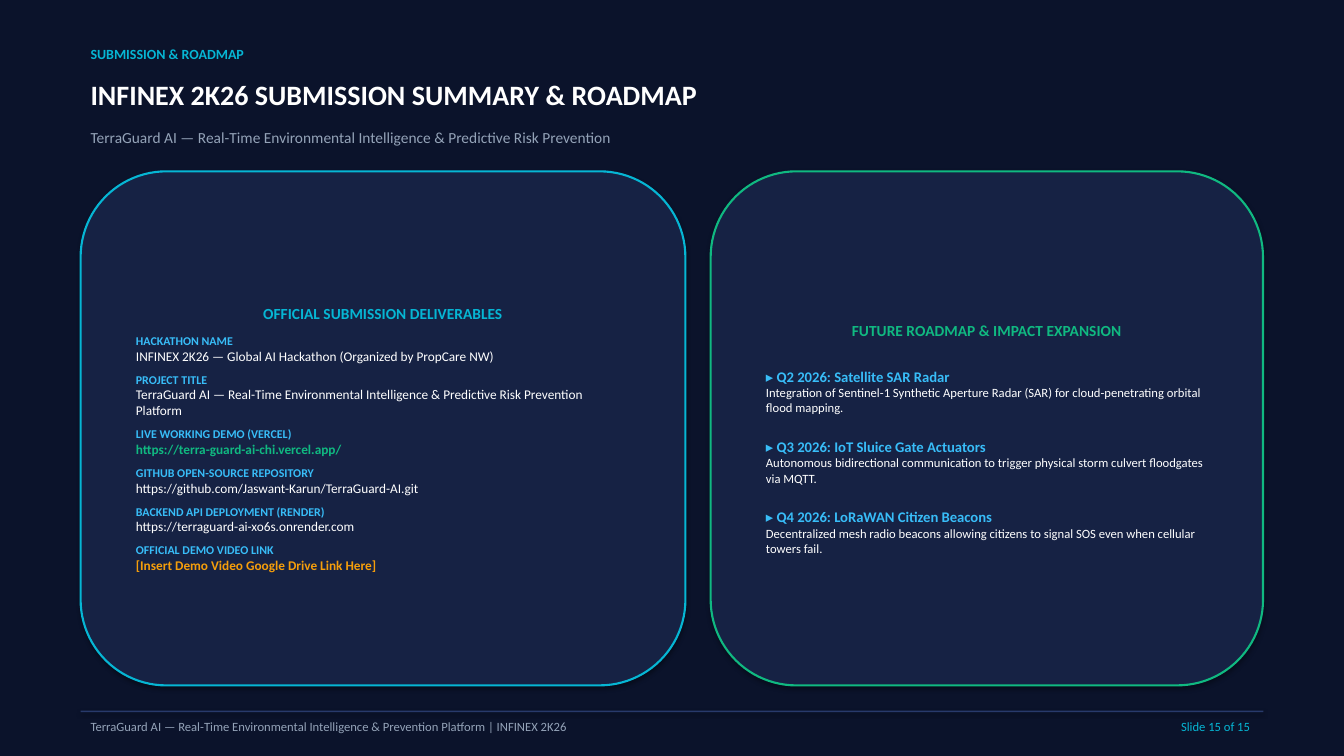
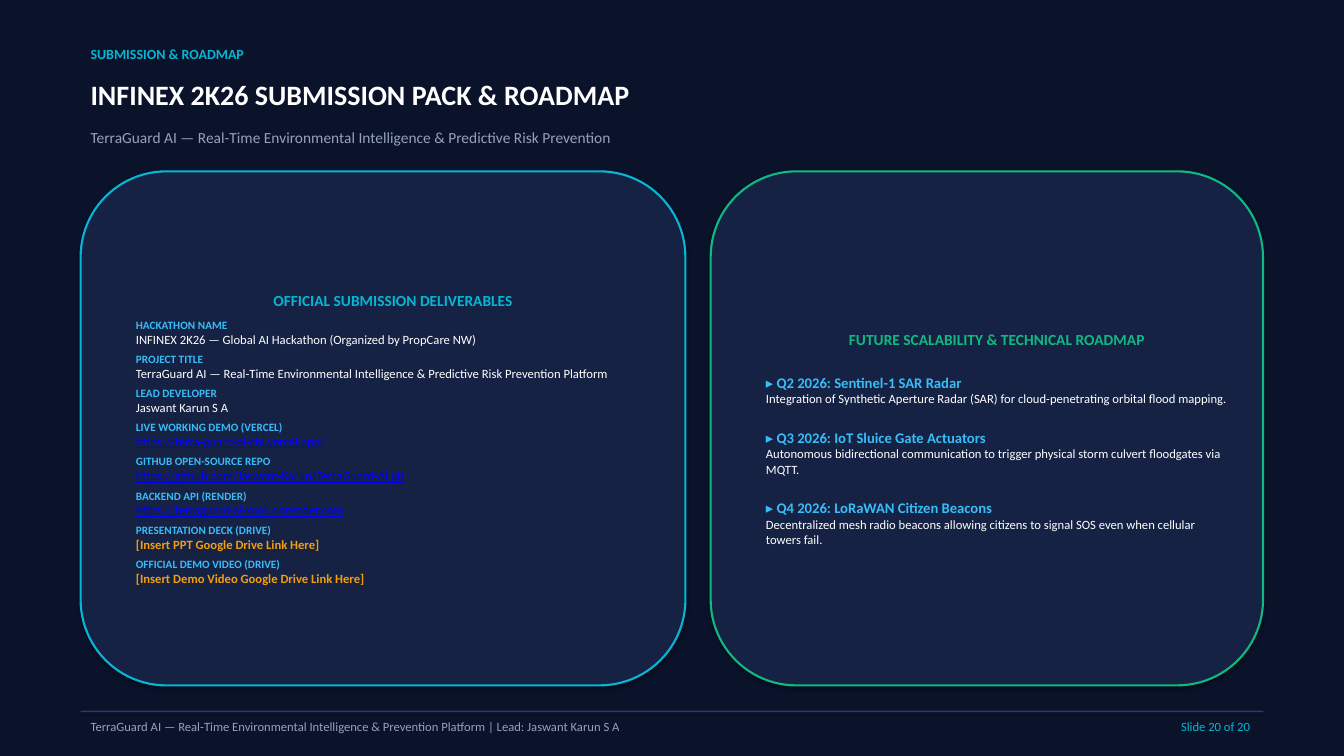
Before and after one commit to Jaswant-Karun/TerraGuard-AI, a slide deck: slide 20 of INFINEX_2K26_TerraGuard_AI_Presentation.pptx (slide 15 before the commit). Drawn at 1344x756 pixels with LibreOffice and Linux fonts; fonts in the diff are those of the drawing. Boxes give left, top, right and bottom in pixels: in the first picture for what was removed or moved away, otherwise in the second. Text is boxed around its words. In the diff, an @@ line names an element or a change of style, - is before the commit and + after.

Commit message:
docs: expand hackathon submission to 20-slide PPTX and comprehensive 12-page PDF dossier with clickable links and image deep dives

```diff
--- a/INFINEX_2K26_TerraGuard_AI_Presentation.pptx
+++ b/INFINEX_2K26_TerraGuard_AI_Presentation.pptx
@@ text at (91,86,629,106): text changed @@
-INFINEX 2K26 SUBMISSION SUMMARY & ROADMAP
+INFINEX 2K26 SUBMISSION PACK & ROADMAP
@@ text in rounded rectangle at (136,296,608,585): size 8.5 to 8 pt in "HACKATHON NAME", "PROJECT TITLE", "LIVE WORKING DEMO (VERCEL)"; size 9.5 to 9 pt in "INFINEX 2K26 — Global AI Hackathon (Organized ...", "TerraGuard AI — Real-Time Environmental Intelligence & ...", "https://terra-guard-ai-chi.vercel.app/", "https://github.com/Jaswant-Karun/TerraGuard-AI.git" and 2 more places; text colour #10B981 to #0000FF, bold off in "https://terra-guard-ai-chi.vercel.app/"; underline on in "https://terra-guard-ai-chi.vercel.app/", "https://github.com/Jaswant-Karun/TerraGuard-AI.git", "https://terraguard-ai-xo6s.onrender.com"; text colour #FFFFFF to #0000FF in "https://github.com/Jaswant-Karun/TerraGuard-AI.git", "https://terraguard-ai-xo6s.onrender.com"; less space between paragraphs @@
@@ text in rounded rectangle at (766,335,1226,405): text changed @@
-FUTURE ROADMAP & IMPACT EXPANSION
-▸ Q2 2026: Satellite SAR Radar
-Integration of Sentinel-1 Synthetic Aperture Radar (SAR) for cloud-penetrating orbital flood mapping.
+FUTURE SCALABILITY & TECHNICAL ROADMAP
+▸ Q2 2026: Sentinel-1 SAR Radar
+Integration of Synthetic Aperture Radar (SAR) for cloud-penetrating orbital flood mapping.
@@ text in rounded rectangle at (136,389,228,412): paragraphs added @@
+LEAD DEVELOPER
+Jaswant Karun S A
@@ text in rounded rectangle at (136,457,270,465): text changed; size 8.5 to 8 pt @@
-GITHUB OPEN-SOURCE REPOSITORY
+GITHUB OPEN-SOURCE REPO
@@ text in rounded rectangle at (136,492,247,502): text changed; size 8.5 to 8 pt @@
-BACKEND API DEPLOYMENT (RENDER)
+BACKEND API (RENDER)
@@ text in rounded rectangle at (136,526,319,570): text changed; size 8.5 to 8 pt @@
-OFFICIAL DEMO VIDEO LINK
+PRESENTATION DECK (DRIVE)
+[Insert PPT Google Drive Link Here]
+OFFICIAL DEMO VIDEO (DRIVE)
@@ text at (91,722,619,733): text changed @@
-TerraGuard AI — Real-Time Environmental Intelligence & Prevention Platform | INFINEX 2K26
+TerraGuard AI — Real-Time Environmental Intelligence & Prevention Platform | Lead: Jaswant Karun S A
@@ text at (1181,722,1250,731): text changed @@
-Slide 15 of 15
+Slide 20 of 20
```
Also in this commit, not shown: 7 other slides changed, 12 slides added, 7 slides removed, 2 other files.
